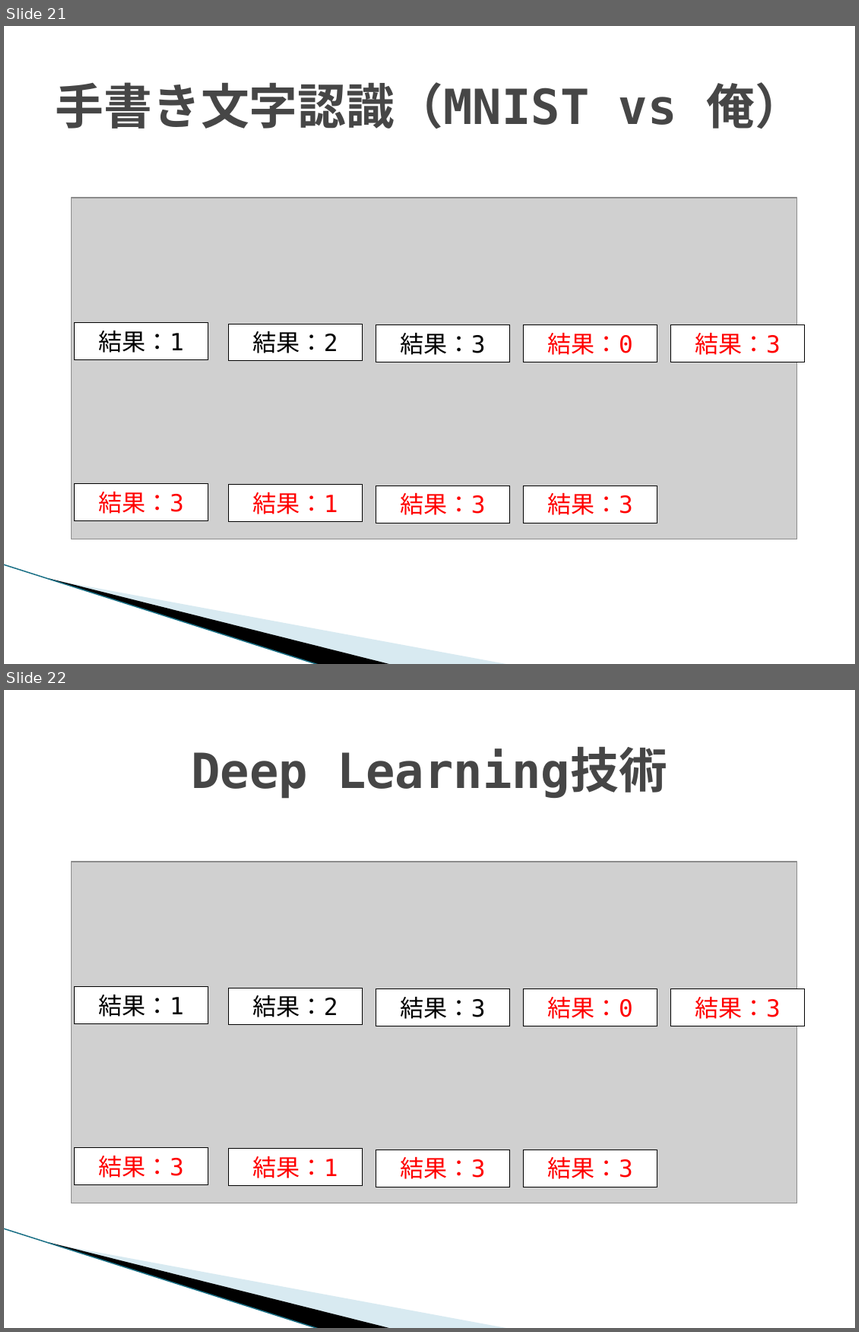
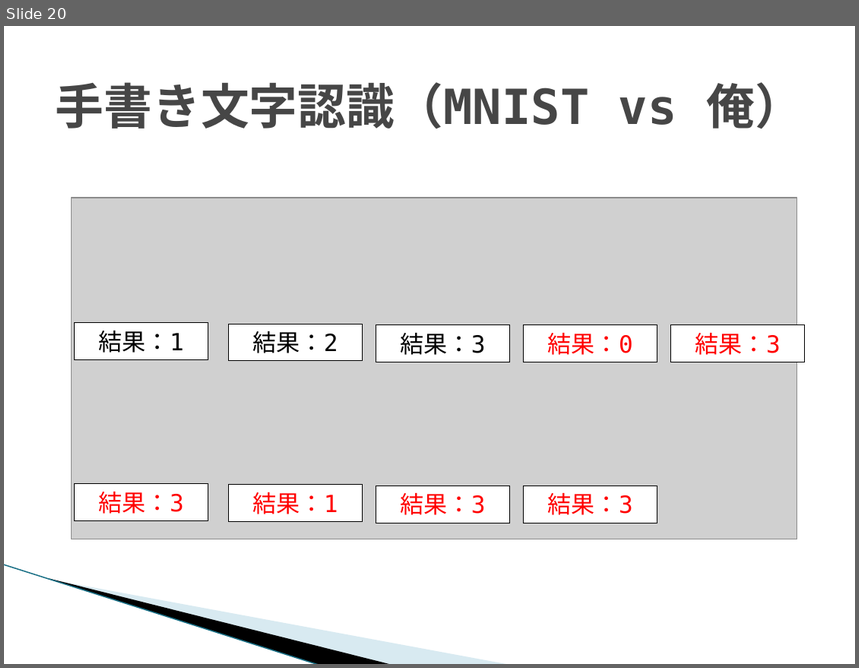
Before and after one commit to aaaakkkkiii/deeplearning, a slide deck: ディープラーニング.pptx. Shown one above the other, each under a label of ours: slides 21 and 22 before the commit, slide 20 after it. The pictures are 859x1332 and 859x668 pixels, drawn with LibreOffice and Linux fonts; fonts in the diff are those of the drawing; grey boxes stand for pictures; background and template pictures are left out. Boxes give left, top, right and bottom in pixels: in the first picture for what was removed or moved away, otherwise in the second. Text is boxed around its words. In the diff, an @@ line names an element or a change of style, - is before the commit and + after.

```diff
--- a/ディープラーニング.pptx
+++ b/ディープラーニング.pptx
@@ slide 22 removed at (4, 690, 855, 1328), background #FFFFFF; not listed: 3 template elements that a slide beside it also shows @@
@@ title removed at (191, 749, 667, 798) @@
-Deep Learning技術
@@ picture removed at (71, 862, 797, 1204) @@
@@ rectangle removed at (75, 987, 208, 1024) @@
-結果：1
@@ rectangle removed at (229, 988, 363, 1025) @@
-結果：2
@@ rectangle removed at (376, 989, 509, 1026) @@
-結果：3
@@ rectangle removed at (523, 989, 657, 1026) @@
-結果：0
@@ rectangle removed at (671, 989, 804, 1026) @@
-結果：3
@@ rectangle removed at (75, 1148, 208, 1186) @@
-結果：3
@@ rectangle removed at (229, 1149, 363, 1186) @@
-結果：1
@@ rectangle removed at (376, 1150, 509, 1187) @@
-結果：3
@@ rectangle removed at (523, 1150, 657, 1187) @@
-結果：3
@@ what was slide 21 is now slide 20 @@
```
Also in this commit, not shown: 4 slides changed, 1 slide added.
